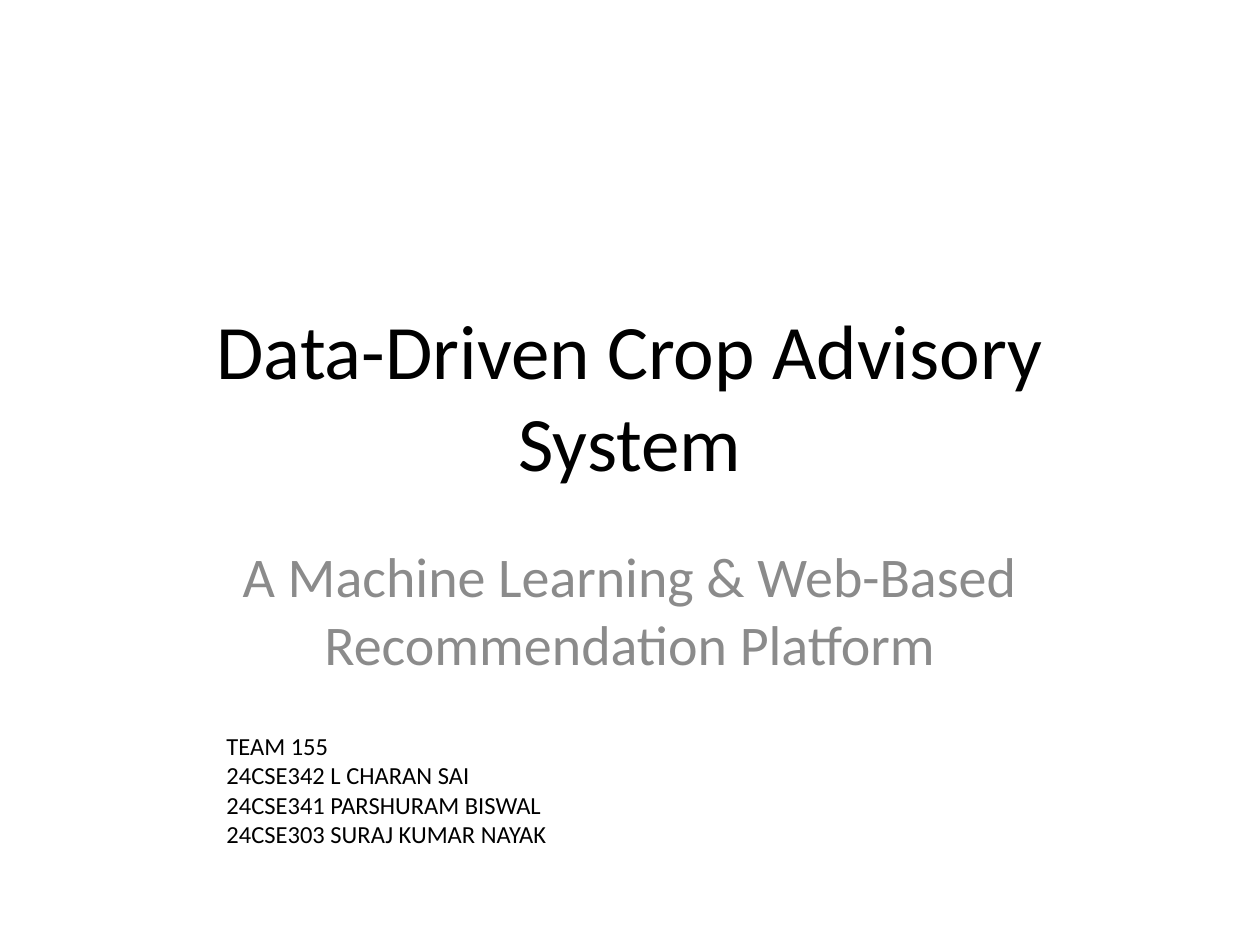
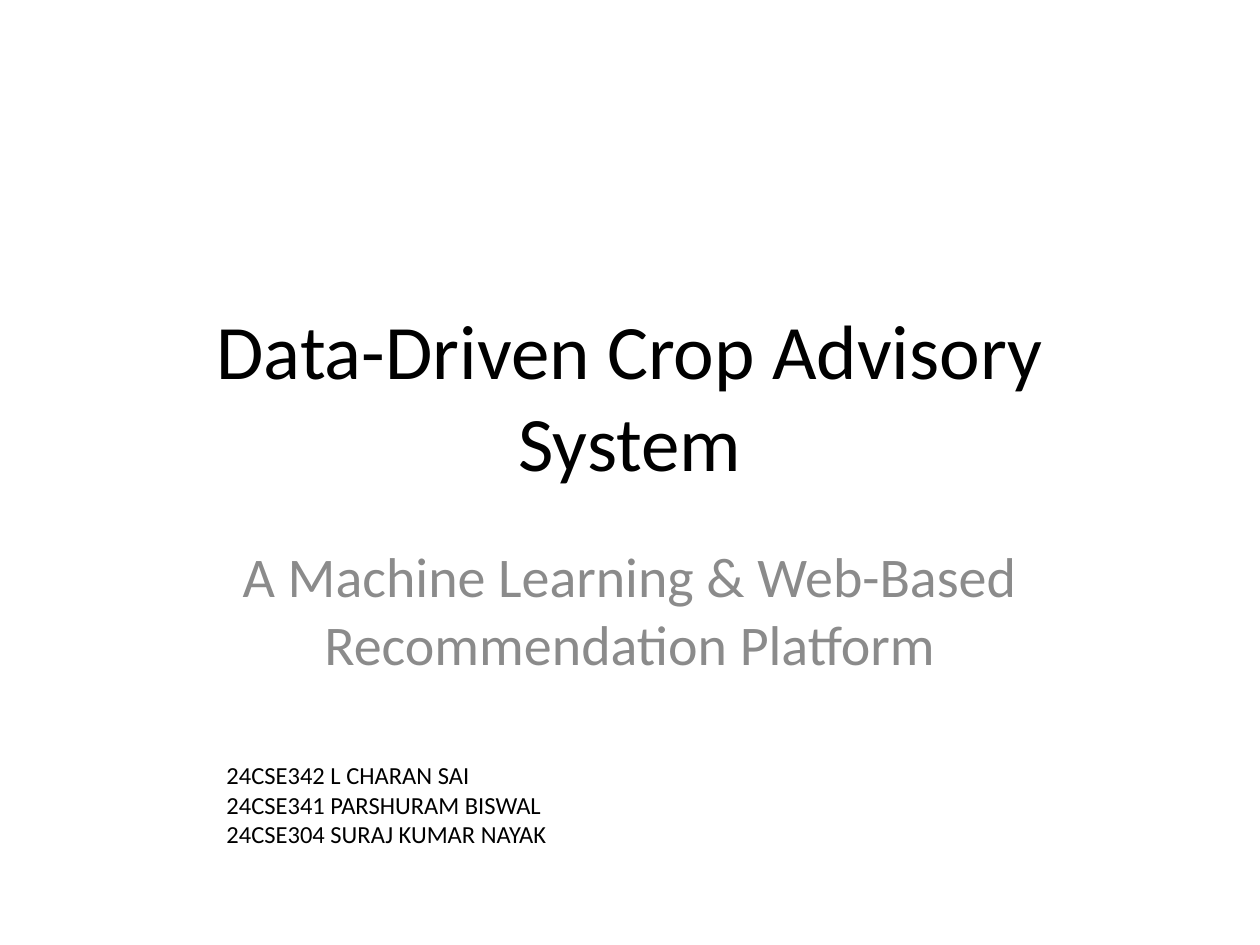
Before and after one commit to Cherry-1402/Crop-Advisory-System, a slide deck: slide 1 of Crop_Advisory_System_Presentation.pptx. Drawn at 1260x945 pixels with LibreOffice and Linux fonts; fonts in the diff are those of the drawing. Boxes give left, top, right and bottom in pixels: in the first picture for what was removed or moved away, otherwise in the second. Text is boxed around its words. In the diff, an @@ line names an element or a change of style, - is before the commit and + after.

```diff
--- a/Crop_Advisory_System_Presentation.pptx
+++ b/Crop_Advisory_System_Presentation.pptx
@@ text at (226, 739, 328, 755): paragraph removed @@
-TEAM 155
@@ text at (226, 827, 546, 844): text changed @@
-24CSE303 SURAJ KUMAR NAYAK
+24CSE304 SURAJ KUMAR NAYAK
```
Also in this commit, not shown: 1 slide added.
